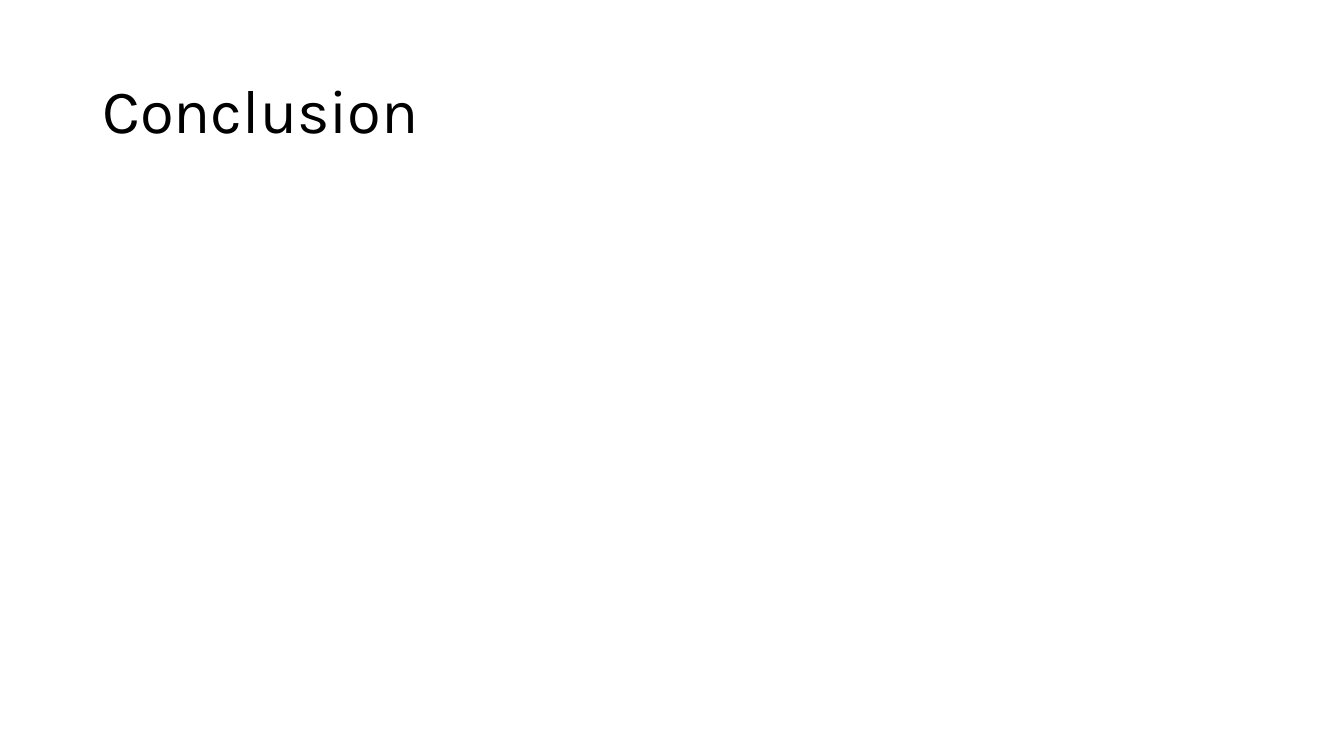
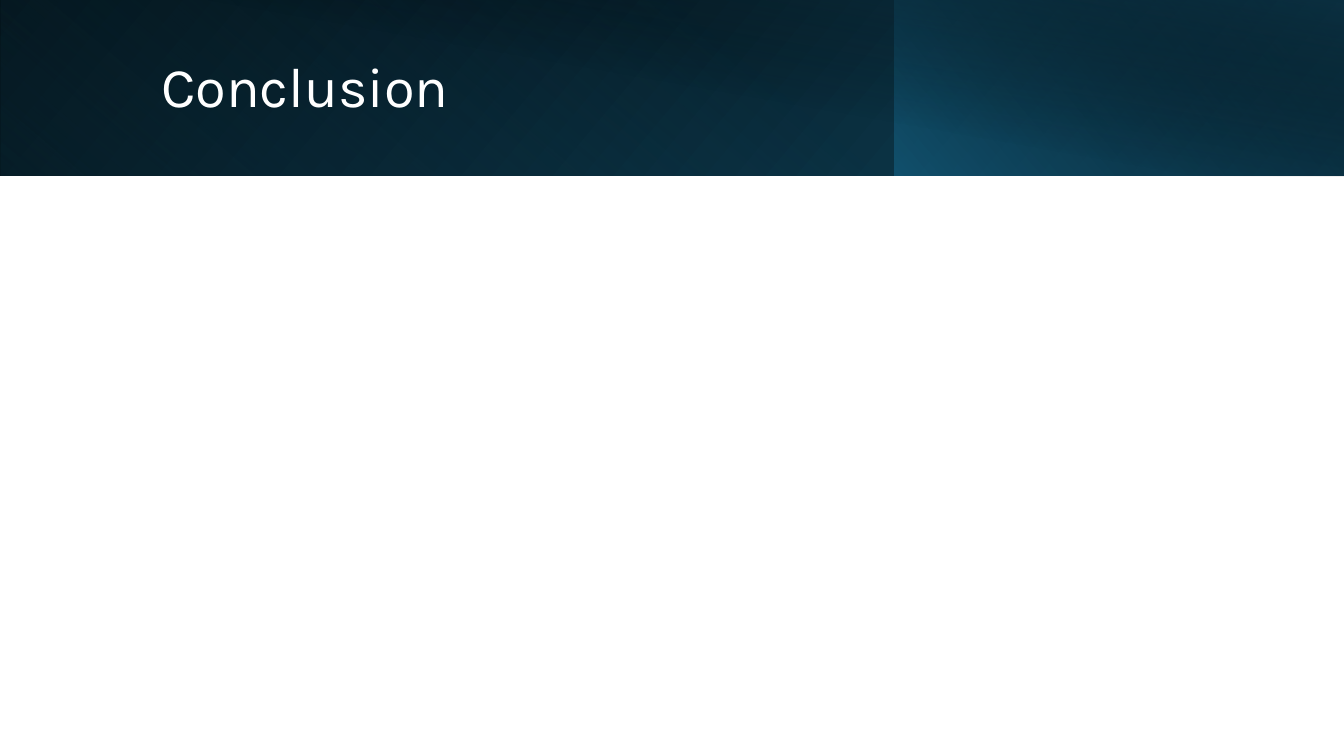
Before and after one commit to shahd9290/Competitive-Revision-Website, a slide deck: slide 7 of documents/Danyal Shah Interim Presentation.pptx. Drawn at 1344x756 pixels with LibreOffice and Linux fonts; fonts in the diff are those of the drawing. Boxes give left, top, right and bottom in pixels: in the first picture for what was removed or moved away, otherwise in the second. Text is boxed around its words. In the diff, an @@ line names an element or a change of style, - is before the commit and + after.

Commit message:
Add Video & Design to Presentation

```diff
--- a/documents/Danyal Shah Interim Presentation.pptx
+++ b/documents/Danyal Shah Interim Presentation.pptx
@@ rectangle added at [0, 0, 1344, 175], fill gradient #000000 to #104862 @@
@@ rectangle added at [0, 0, 895, 175], fill gradient #156082 to #0B3041 @@
@@ rectangle added at [50, 0, 1344, 176], fill gradient #000000 to #0B3041 @@
@@ rectangle added at [894, 0, 1344, 175], fill gradient #156082 to #000000 @@
@@ title "Conclusion": place and size @@
-title "Conclusion" at [102, 90, 418, 134]
+title "Conclusion" at [161, 68, 448, 108]
@@ title "Conclusion" at [161, 68, 448, 108]: size 44 to 40 pt, text colour #000000 to #FFFFFF @@
```
Also in this commit, not shown: 6 other slides changed.
